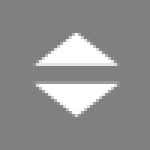
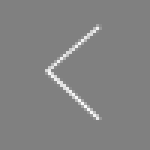
Layers edited between the first and the second 150px x 150px image:
showed group "closeLeft_btn" (1 layers) over (33, 24, 108, 120)
renamed "形狀 9 拷貝 2" to "形狀 2 拷貝 13", painted on it over (33, 24, 108, 120)
removed group "followup_btn" (2 layers) over (33, 30, 120, 117)
removed layer "形狀 4 拷貝 2" from group "followup_btn" over (33, 30, 120, 66)
removed layer "形狀 4 拷貝" from group "followup_btn" over (33, 81, 120, 117)
